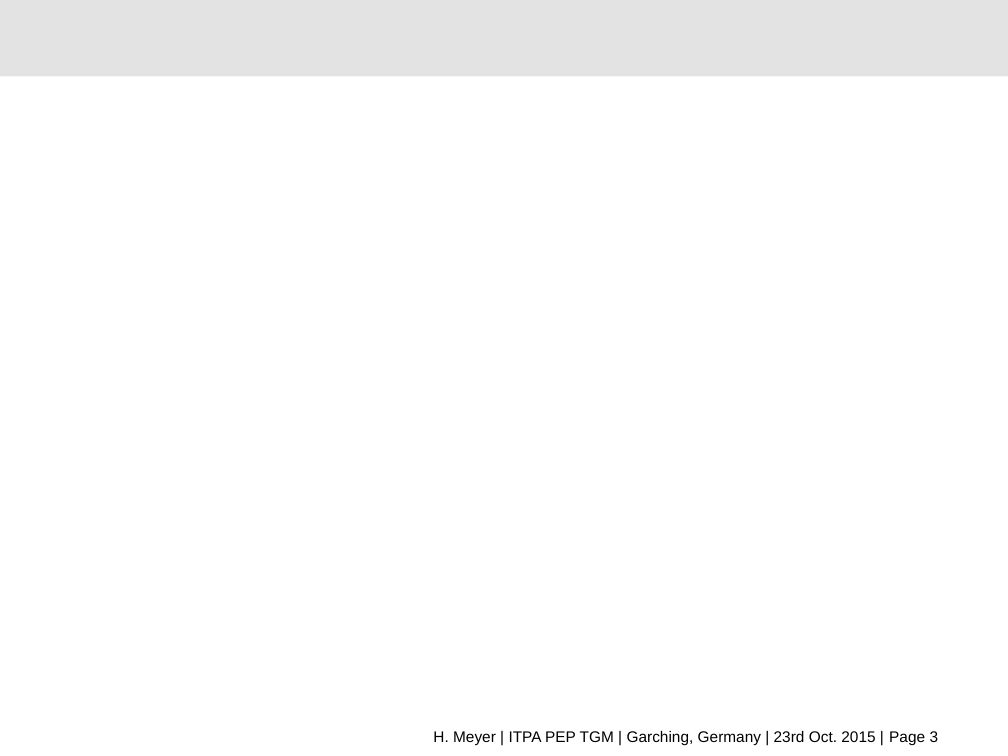
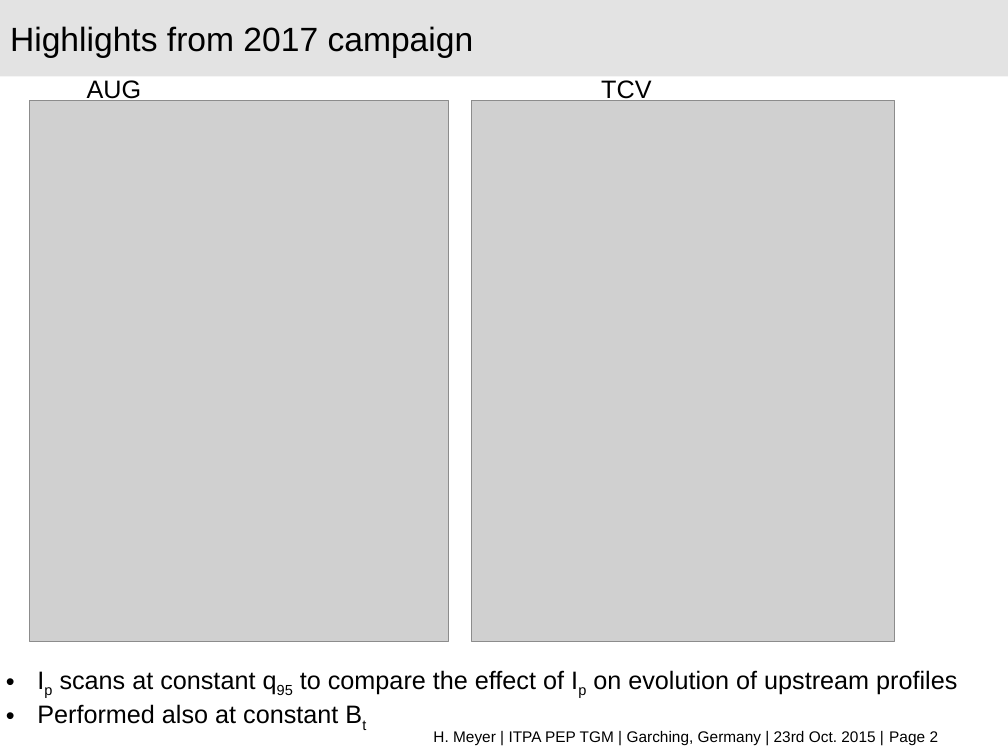
Before and after one commit to nrnishta/topic21, a slide deck: slide 2 of Meetings/MST1_highlights_topic21.pptx (slide 3 before the commit). Drawn at 1008x756 pixels with LibreOffice and Linux fonts; fonts in the diff are those of the drawing; grey boxes stand for pictures; background and template pictures are left out. Boxes give left, top, right and bottom in pixels: in the first picture for what was removed or moved away, otherwise in the second. Text is boxed around its words. In the diff, an @@ line names an element or a change of style, - is before the commit and + after.

```diff
--- a/Meetings/MST1_highlights_topic21.pptx
+++ b/Meetings/MST1_highlights_topic21.pptx
@@ title added at (x1=10, y1=26, x2=474, y2=58), 24 pt, text #000000 @@
+Highlights from 2017 campaign
@@ text added at (x1=87, y1=80, x2=142, y2=104), 18 pt, text #000000 @@
+AUG
@@ text added at (x1=601, y1=80, x2=651, y2=104), 18 pt, text #000000 @@
+TCV
@@ picture added at (x1=30, y1=100, x2=449, y2=641) @@
@@ picture added at (x1=472, y1=100, x2=895, y2=641) @@
@@ text added at (x1=37, y1=670, x2=957, y2=724), 18 pt, text #000000 @@
+• Ip scans at constant q95 to compare the effect of Ip on evolution of upstream profiles
+• Performed also at constant Bt
@@ page number at (x1=889, y1=731, x2=939, y2=745): text changed @@
-Page 3
+Page 2
```
Also in this commit, not shown: 1 other slide changed, 1 slide added, 1 slide removed.
